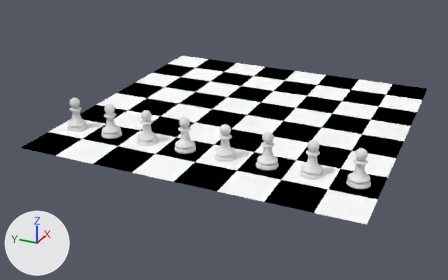
An edit to the Blender file tutorial/section6/ChessScene.blend, drawn before and after from the same camera.
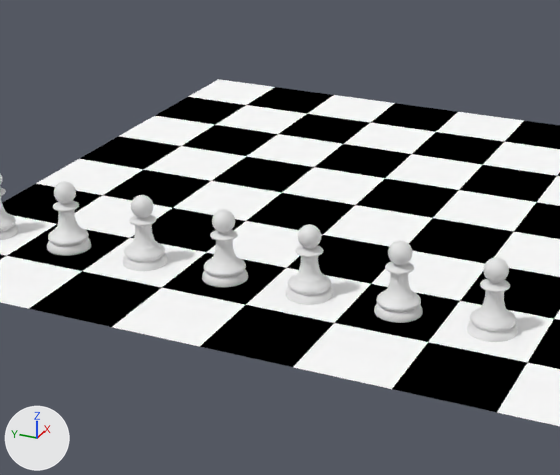
There are two pictures of each version: one whole from a camera (50 mm lens) standing at (-83.4, -33.6, 36.7) and looking at (-4.3, 2.0, -2.9), one close up on the part from 18% to 77% of the width and 6% to 87% of the height. Every picture has the same lights, and +X, +Y and +Z are marked at lower left.

The first close-up shows 'Chess Board', 'White Pawn 2', 'White Pawn 3', 'White Pawn 4', 'White Pawn 5', 'White Pawn 6', 'White Pawn 7'.
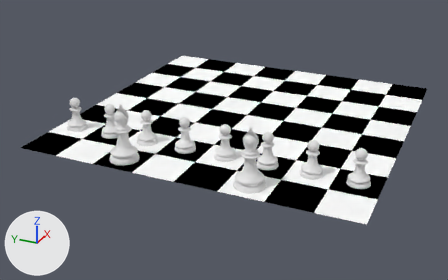
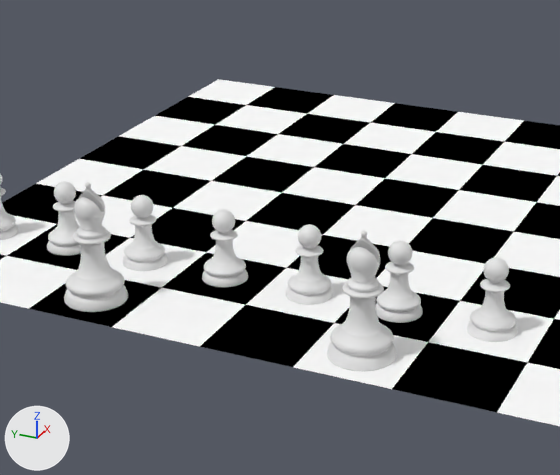
Commit message: Added bishops to chess board

The change, as a list of edits to the scene's bpy script:
```text
Add me_sphere_001:
    me_sphere_001.from_pydata(...)  # 2571 vertices, 2538 faces; spans x -5.0..5.0, y -5.0..5.0, z -5.4..14.3
Add ob_bishop_1:
    ob_bishop_1 = bpy.data.objects.new('Bishop 1', me_sphere_001)
    ob_bishop_1.location = (-21.0, 9.0, 2.12)
    ob_bishop_1.scale = (0.396, 0.396, 0.396)
Add ob_bishop_2:
    ob_bishop_2 = bpy.data.objects.new('Bishop 2', me_sphere_001)
    ob_bishop_2.location = (-21.0, -9.0, 2.12)
    ob_bishop_2.scale = (0.396, 0.396, 0.396)
```

Where the change shows, as pixel boxes (x1, y1, x2, y2) in the close-ups (560 x 475 px):
'Bishop 2', added: after (327, 231, 396, 371)
'Bishop 1', added: after (64, 182, 128, 312)
